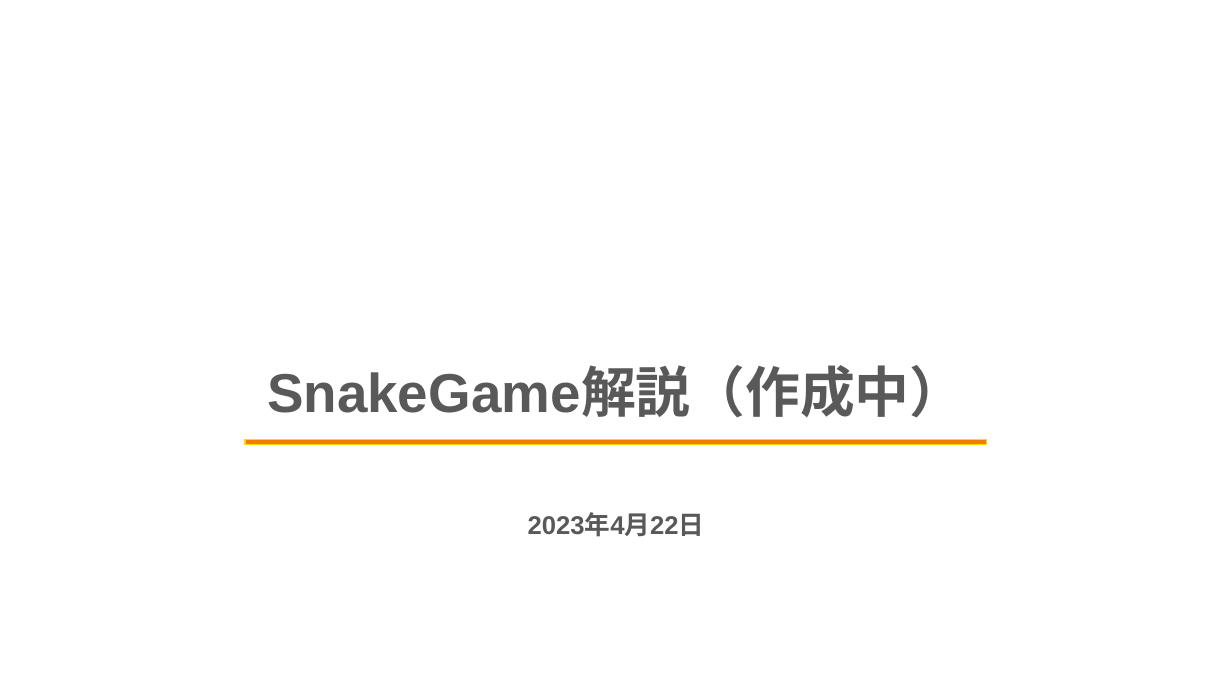
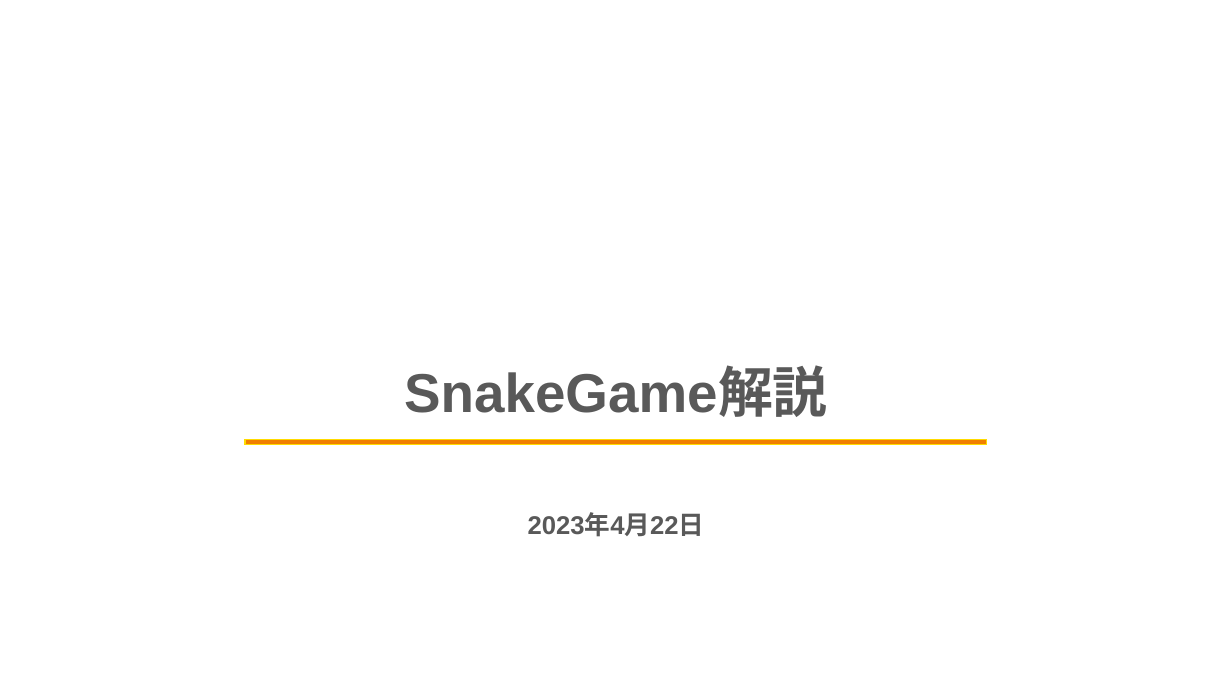
Before and after one commit to kinta2kunte/SnameGame, a slide deck: slide 1 of SnakeGame解説.pptx. Drawn at 1232x693 pixels with LibreOffice and Linux fonts; fonts in the diff are those of the drawing; background and template pictures are left out. Boxes give left, top, right and bottom in pixels: in the first picture for what was removed or moved away, otherwise in the second. Text is boxed around its words. In the diff, an @@ line names an element or a change of style, - is before the commit and + after.

Commit message:
一旦close

```diff
--- a/SnakeGame解説.pptx
+++ b/SnakeGame解説.pptx
@@ title at (404, 369, 827, 417): text changed @@
-SnakeGame解説（作成中）
+SnakeGame解説
```
